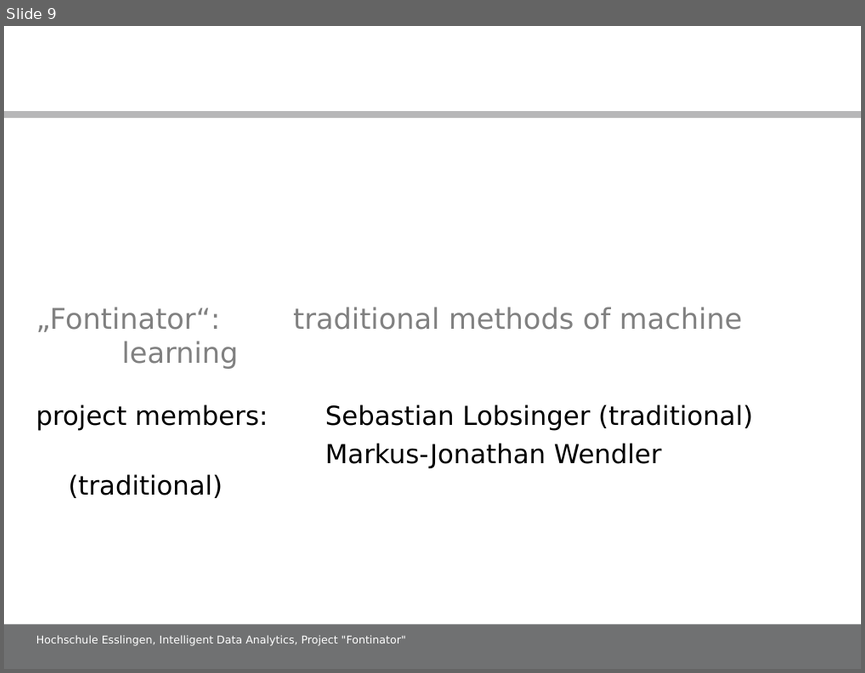
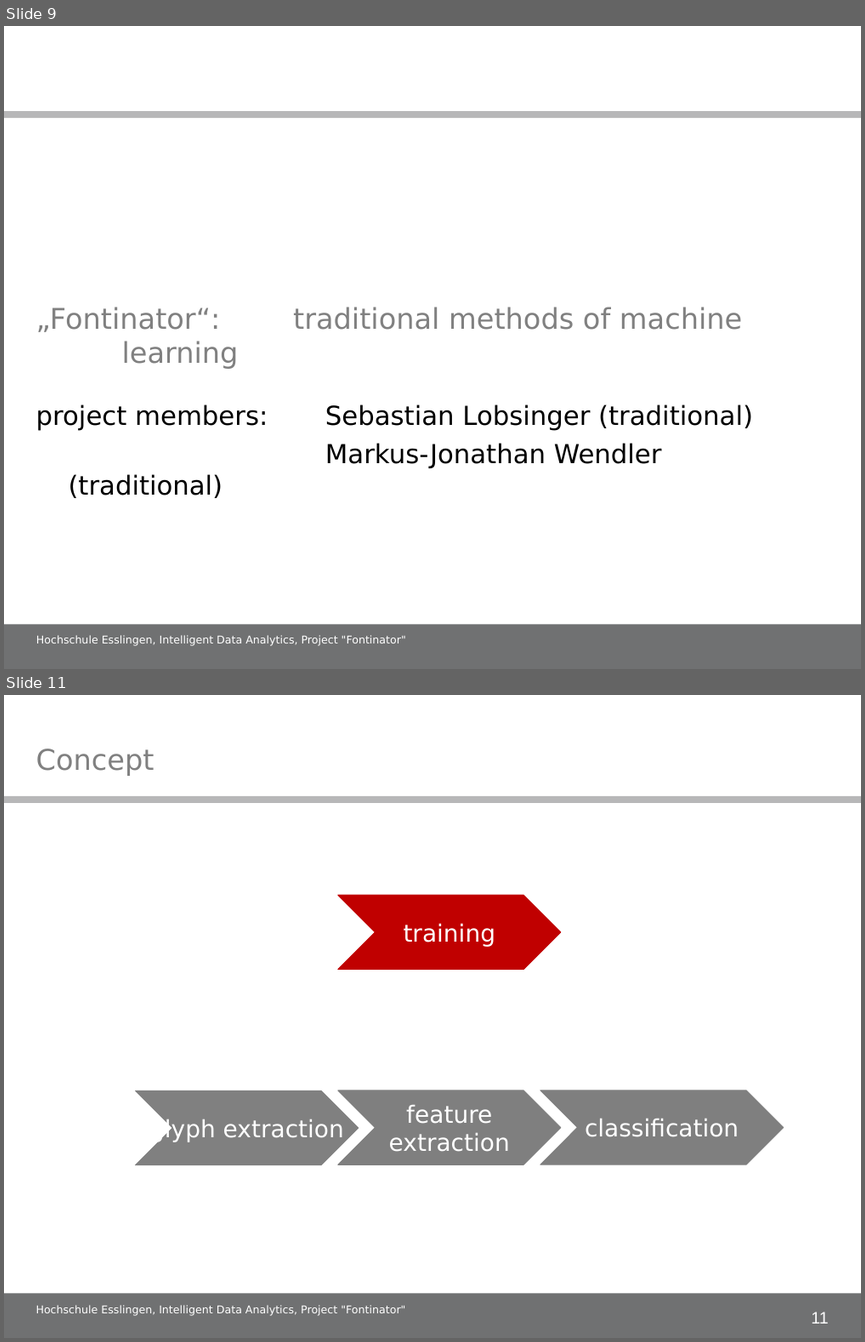
Before and after one commit to alex-ta/Fontinator, a slide deck: Documents/IDA_project_presentation.ppt. Shown one above the other, each under a label of ours: slide 9 before the commit, slides 9 and 11 after it; the slides between them are not shown. The pictures are 865x673 and 865x1342 pixels, drawn with LibreOffice and Linux fonts; fonts in the diff are those of the drawing; background and template pictures are left out. Boxes give left, top, right and bottom in pixels: in the first picture for what was removed or moved away, otherwise in the second. Text is boxed around its words. In the diff, an @@ line names an element or a change of style, - is before the commit and + after.

Commit message:
Added slide 11, and modfied slide 10

```diff
--- a/Documents/IDA_project_presentation.ppt
+++ b/Documents/IDA_project_presentation.ppt
@@ slide 11 added at <box>4,695,861,1338</box>, background #FFFFFF; not listed: 1 template element that a slide beside it also shows @@
@@ title added at <box>36,749,154,776</box>, 24 pt, text #808080 @@
+Concept
@@ rectangle added at <box>4,796,861,803</box>, fill #707172 at 50% opacity @@
@@ freeform shape added at <box>338,895,561,970</box>, fill #C00000, outline #C00000 0.74 pt, 20 pt, text #FFFFFF @@
+training
@@ freeform shape added at <box>135,1091,358,1165</box>, fill #808080, outline #808080 0.74 pt, 20 pt, text #FFFFFF @@
+glyph extraction
@@ freeform shape added at <box>338,1090,561,1164</box>, fill #7F7F7F, outline #7F7F7F 0.74 pt, 20 pt, text #FFFFFF @@
+feature extraction
@@ freeform shape added at <box>540,1090,783,1164</box>, fill #7F7F7F, outline #7F7F7F 0.74 pt, 20 pt, text #FFFFFF @@
+classification
@@ text added at <box>36,1304,405,1315</box>, 9 pt, text #FFFFFF @@
+Hochschule Esslingen, Intelligent Data Analytics, Project "Fontinator"
@@ page number added at <box>811,1311,828,1323</box>, 14 pt, text #FFFFFF @@
+11
```
Also in this commit, not shown: 26 slides changed.
